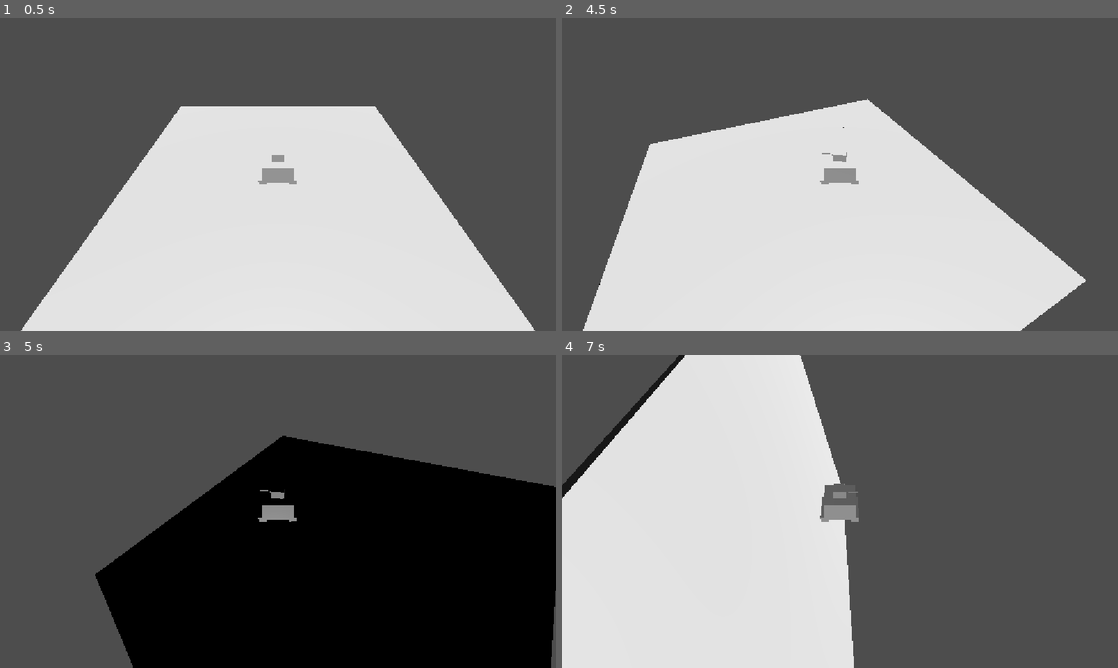
Above: before the commit, frames 1-4 (two rows, left to right).
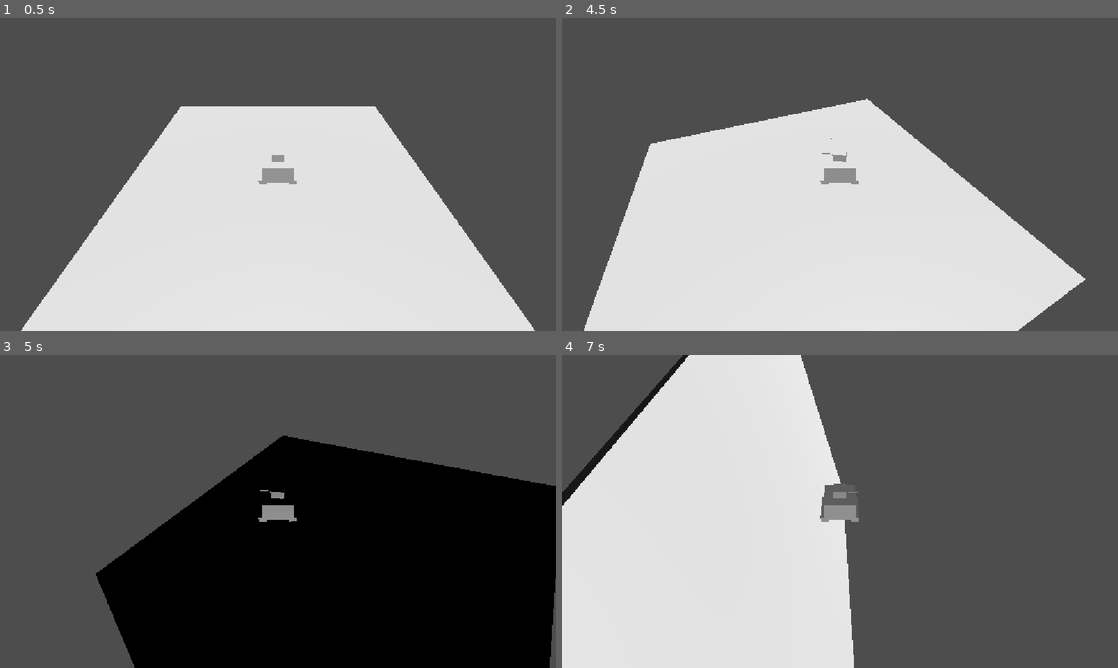
Above: after the commit, the same moments.

Repository: Grihgrix/Tank_Shift
Game: Godot game, scene res://Game scenes/Main_game_scene.tscn
Same seed, same stepped clock (60 frames per second), same inputs: the game is played once before the commit and once after it.
Inputs (mouse positions are in pixels of both pictures, inside the frame that each line leads up to):
- Up to frame 1 (0.5 s): no input
- Up to frame 2 (4.5 s): tap Enter (ui_accept) at 0.5, 0.77, 1.52, 3.02, 3.77 s; move the mouse to (962, 158) at 0.52 s; hold Right (ui_right) 0.53-1.28 s; click (962, 158) at 0.6 s; move the mouse to (728, 190) at 1.27 s; hold Down (ui_down) 1.28-2.03 s; click (728, 190) at 1.35 s; move the mouse to (895, 105) at 2.02 s; hold Right (ui_right) 2.03-2.78 s; click (895, 105) at 2.1 s; move the mouse to (812, 237) at 2.77 s; hold Up (ui_up) 2.78-3.53 s; click (812, 237) at 2.85 s; move the mouse to (1006, 221) at 3.52 s; hold Left (ui_left) from 3.53 s (still down); click (1006, 221) at 3.6 s; move the mouse to (673, 127) at 4.27 s; click (673, 127) at 4.35 s
- Up to frame 3 (5 s): keep holding Left (ui_left); tap Enter (ui_accept) at 4.52 s
- Up to frame 4 (7 s): move the mouse to (867, 511) at 5.02 s; release Left (ui_left) at 5.03 s; hold Down (ui_down) 5.03-5.78 s; click (867, 511) at 5.1 s; move the mouse to (756, 433) at 5.77 s; hold Right (ui_right) 5.78-6.53 s; click (756, 433) at 5.85 s; tap Enter (ui_accept) at 6.02, 6.77 s; move the mouse to (962, 495) at 6.52 s; hold Up (ui_up) from 6.53 s (still down); click (962, 495) at 6.6 s

Frame 1 is identical in both runs. In frame 2, 0.2% of the frame differs, in the area x 3-95%, y 25-100%; in frame 3, 0.2%; in frame 4, 0.9%, in the area x 0-53%, y 0-97%.

Commit message:
Reduced projectile speed for testing

Diff:
--- a/Global/Global.gd
+++ b/Global/Global.gd
@@ -2,4 +2,4 @@
 
 
 var character_count:int = 2
-var projectile_speed:int = 100
+var projectile_speed:int = 50
